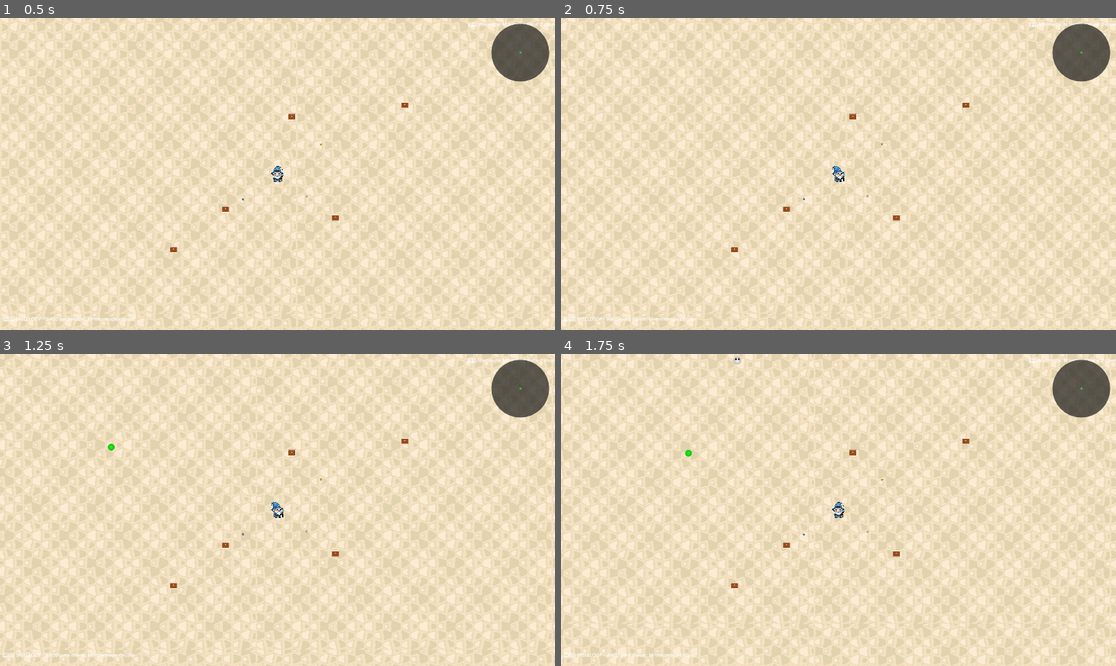
Above: before the commit, frames 1-4 (two rows, left to right).
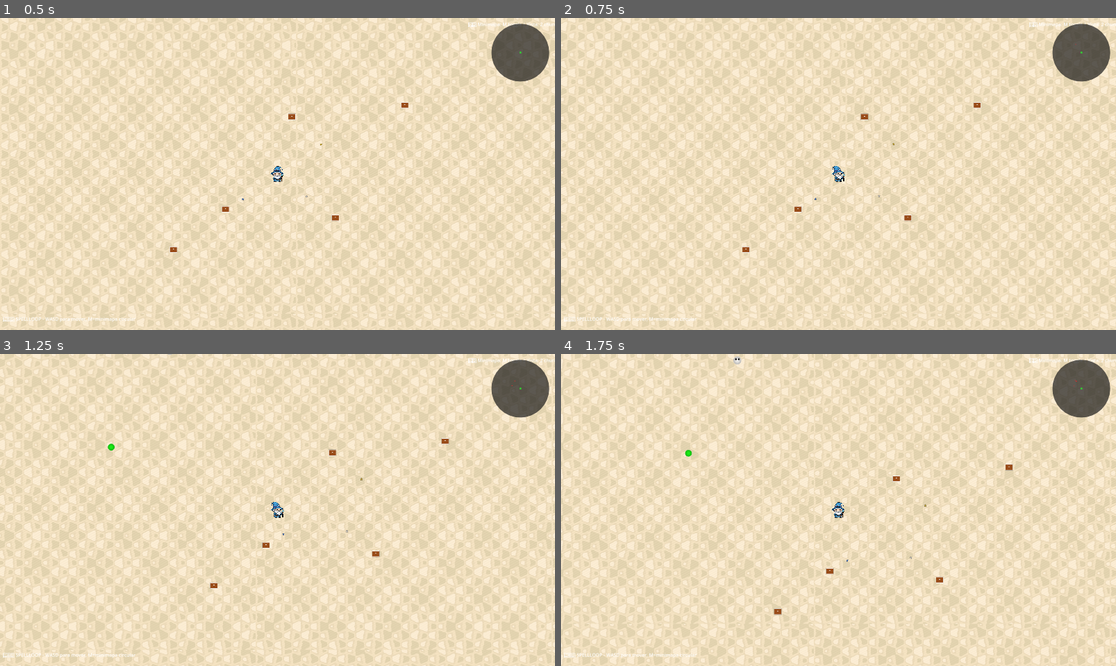
Above: after the commit, the same moments.

Repository: dsuarezmarra/spellloop
Game: Godot game, scene res://scenes/SpellloopMain.tscn
Two runs of this game, one before a commit and one after it. Both use one fixed random seed, a clock stepped at 60 frames per second and the inputs below. This scene is started directly instead of the project's main scene.
Inputs (mouse positions are in pixels of both pictures, inside the frame that each line leads up to):
- Up to frame 1 (0.5 s): no input
- Up to frame 2 (0.75 s): tap Enter (ui_accept) at 0.5 s; move the mouse to (1082, 52) at 0.52 s; hold D (move_right) from 0.53 s (still down); click (1082, 52) at 0.6 s
- Up to frame 3 (1.25 s): keep holding D (move_right); tap Enter (ui_accept) at 0.77 s
- Up to frame 4 (1.75 s): move the mouse to (727, 525) at 1.27 s; release D (move_right) at 1.28 s; hold S (move_down) from 1.28 s (still down); tap Shift (dash) at 1.35 s; tap Enter (ui_accept) at 1.52 s

Frame 1 is identical in both runs. In frame 2, 0.3% of the frame differs, in the area x 30-76%, y 26-76%; in frame 3, 0.3%; in frame 4, 0.3%, in the area x 30-82%, y 26-84%.

Commit message:
feat: Implementar sistema de autocompensación para cofres estáticos, conectando señales de movimiento del mundo

Diff:
--- a/project/scripts/core/InfiniteWorldManager.gd
+++ b/project/scripts/core/InfiniteWorldManager.gd
@@ -11,6 +11,7 @@
 
 signal chunk_generated(chunk_pos: Vector2i)
 signal chunk_removed(chunk_pos: Vector2i)
+signal world_moved(movement_delta: Vector2)  # Nueva señal para objetos estáticos
 
 # Configuración de chunks
 const CHUNK_SIZE = 1024  # Tamaño de cada chunk en píxeles
@@ -66,6 +67,9 @@
 	"""Actualizar mundo basándose en el movimiento del player"""
 	# Mover todo el mundo en dirección opuesta al movimiento
 	world_offset += movement_delta
+
+	# Emitir señal para objetos estáticos ANTES de aplicar el offset
+	world_moved.emit(movement_delta)
 
 	# Aplicar offset a todos los nodos del mundo
 	apply_world_offset(-movement_delta)
--- a/project/scripts/core/ItemManager.gd
+++ b/project/scripts/core/ItemManager.gd
@@ -141,7 +141,19 @@
 	var scene_root = get_tree().current_scene
 	scene_root.add_child(static_objects_container)
 
+	# CLAVE: Conectar al sistema de movimiento del mundo para compensar automáticamente
+	if world_manager and world_manager.has_signal("world_moved"):
+		world_manager.world_moved.connect(_on_world_moved)
+		print("📦 Contenedor estático conectado al sistema de compensación de movimiento")
+
 	print("📦 Contenedor estático creado para cofres e items")
+
+func _on_world_moved(movement_delta: Vector2):
+	"""Compensar automáticamente el movimiento del mundo"""
+	if static_objects_container:
+		# Mover el contenedor en dirección opuesta al mundo para mantenerlo fijo
+		static_objects_container.position += movement_delta
+		print("📦 Compensando movimiento del mundo: ", movement_delta)
 
 func convert_world_to_static_position(world_position: Vector2) -> Vector2:
 	"""Convertir posición del mundo móvil a posición estática"""
@@ -225,24 +237,21 @@
 	chest.initialize(position, chest_type, player, 0)  # Usar rareza básica por ahora
 	chest.chest_opened.connect(_on_chest_opened)
 
-	# CLAVE: Añadir al contenedor estático, NO al world_manager que se mueve
+	# CLAVE: Añadir al contenedor estático que compensa automáticamente el movimiento
 	if static_objects_container:
 		static_objects_container.add_child(chest)
-		print("📦 Cofre añadido al contenedor estático")
+		chest.global_position = position  # Posición directa
+		print("📦 Cofre añadido al contenedor estático autocompensado")
 	else:
 		print("❌ Error: Contenedor estático no disponible")
 		return
 
-	# Calcular posición relativa al mundo que se mueve
-	var world_adjusted_position = convert_world_to_static_position(position)
-	chest.global_position = world_adjusted_position
-
 	active_chests.append(chest)
 
 	# Emitir señal
 	chest_spawned.emit(chest)
 
-	print("📦 Cofre generado ESTÁTICO en posición: ", world_adjusted_position)
+	print("📦 Cofre generado ESTÁTICO AUTOCOMPENSADO en posición: ", position)
 
 func _on_chest_opened(chest: Node2D, items: Array):
 	"""Manejar apertura de cofre"""
@@ -426,20 +435,17 @@
 	chest.initialize(position, chest_type, player, 0)
 	chest.chest_opened.connect(_on_chest_opened)
 
-	# CLAVE: Añadir al contenedor estático, NO al world_manager que se mueve
+	# CLAVE: Añadir al contenedor estático que compensa automáticamente el movimiento
 	if static_objects_container:
 		static_objects_container.add_child(chest)
+		chest.global_position = position  # Posición directa
 	else:
 		print("❌ Error: Contenedor estático no disponible")
 		return
 
-	# Calcular posición relativa al mundo que se mueve
-	var world_adjusted_position = convert_world_to_static_position(position)
-	chest.global_position = world_adjusted_position
-
 	fixed_chests.append(chest)
 
-	print("📦 Cofre FIJO ESTÁTICO generado en posición: ", world_adjusted_position)
+	print("📦 Cofre FIJO AUTOCOMPENSADO generado en posición: ", position)
 
 func consider_spawning_dynamic_chest():
 	"""Considerar spawnar un cofre dinámico basado en el movimiento del player"""
@@ -471,9 +477,8 @@
 	var too_close = false
 	for existing_chest in active_chests + fixed_chests:
 		if is_instance_valid(existing_chest):
-			# Convertir posición estática del cofre a posición de mundo para comparar
-			var chest_world_pos = convert_static_to_world_position(existing_chest.global_position)
-			if chest_world_pos.distance_to(spawn_pos) < min_chest_distance:
+			# Comparación directa ya que el contenedor compensa automáticamente
+			if existing_chest.global_position.distance_to(spawn_pos) < min_chest_distance:
 				too_close = true
 				break
 
@@ -492,10 +497,9 @@
 	for i in range(active_chests.size() - 1, -1, -1):
 		var chest = active_chests[i]
 		if is_instance_valid(chest):
-			# Convertir posición estática del cofre a posición de mundo para comparar
-			var chest_world_pos = convert_static_to_world_position(chest.global_position)
-			if chest_world_pos.distance_to(player_pos) > max_distance:
-				print("📦 Removiendo cofre dinámico lejano en: ", chest_world_pos)
+			# Comparación directa ya que el contenedor compensa automáticamente
+			if chest.global_position.distance_to(player_pos) > max_distance:
+				print("📦 Removiendo cofre dinámico lejano en: ", chest.global_position)
 				active_chests.remove_at(i)
 				chest.queue_free()
 		else:
@@ -510,15 +514,12 @@
 	item_drop.initialize(position, type, player, rarity)
 	item_drop.item_collected.connect(_on_item_drop_collected)
 
-	# CLAVE: Añadir al contenedor estático, NO al world_manager que se mueve
+	# CLAVE: Añadir al contenedor estático que compensa automáticamente el movimiento
 	if static_objects_container:
 		static_objects_container.add_child(item_drop)
+		item_drop.global_position = position  # Posición directa
 	else:
 		print("❌ Error: Contenedor estático no disponible")
 		return
 
-	# Calcular posición relativa al mundo que se mueve
-	var world_adjusted_position = convert_world_to_static_position(position)
-	item_drop.global_position = world_adjusted_position
-
-	print("⭐ Item de prueba ESTÁTICO creado en: ", world_adjusted_position)
+	print("⭐ Item de prueba AUTOCOMPENSADO creado en: ", position)
Not shown, added: project/FINAL_CHEST_SOLUTION.md
